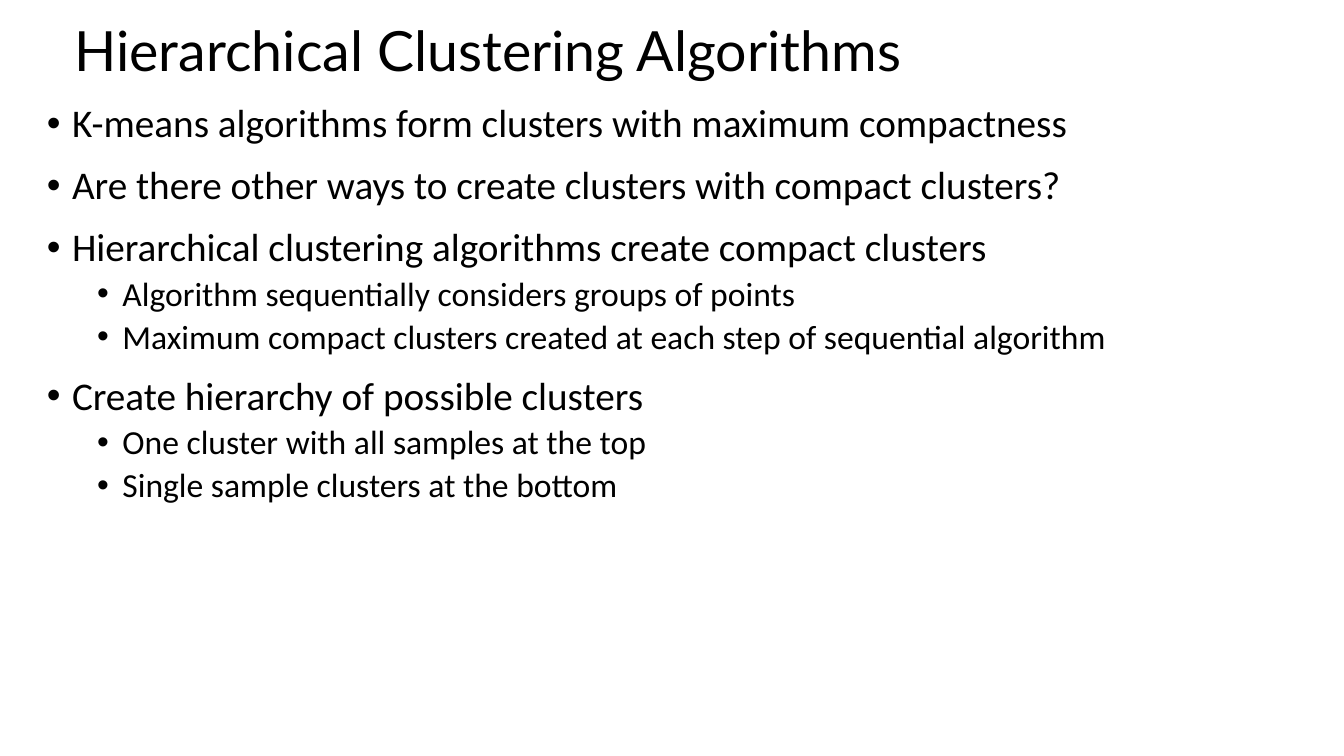
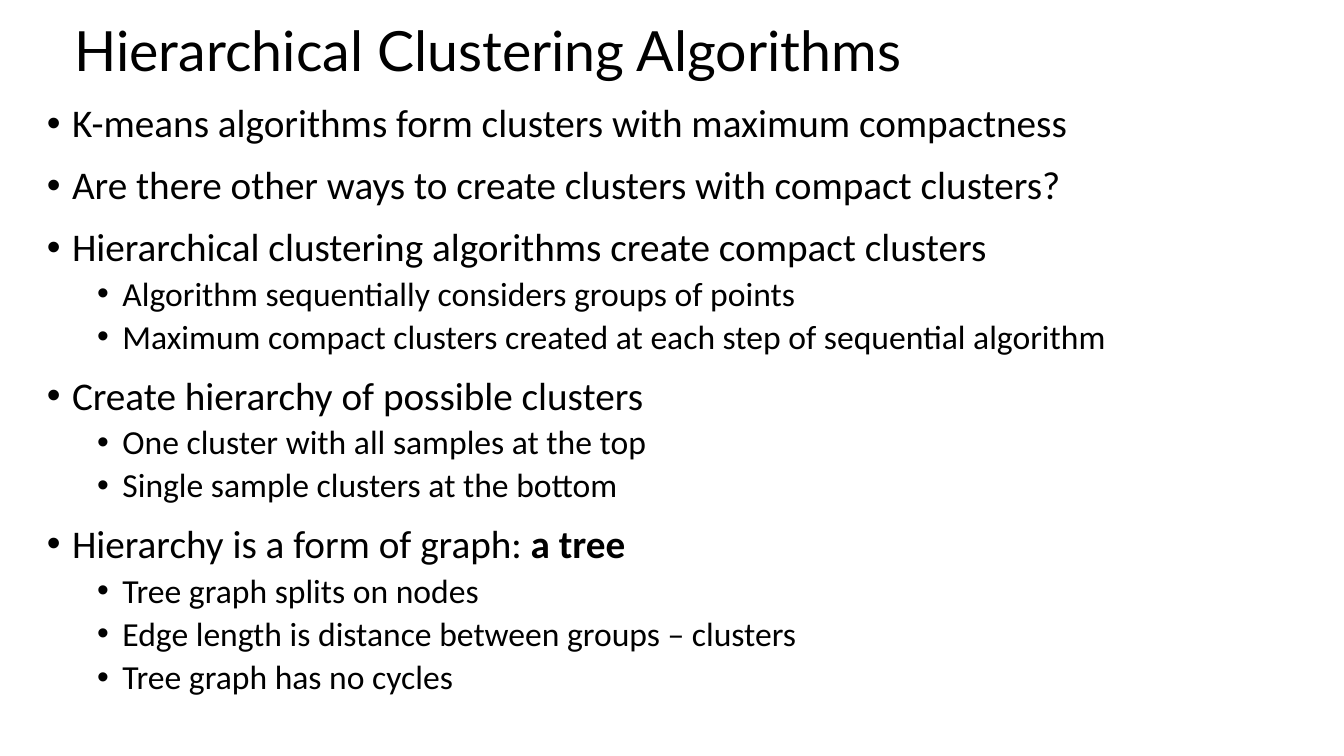
Before and after one commit to StephenElston/CSCI-E-108, a slide deck: slide 30 of slides/6_IntroductionToClustering.pptx. Drawn at 1344x756 pixels with LibreOffice and Linux fonts; fonts in the diff are those of the drawing. Boxes give left, top, right and bottom in pixels: in the first picture for what was removed or moved away, otherwise in the second. Text is boxed around its words. In the diff, an @@ line names an element or a change of style, - is before the commit and + after.

```diff
--- a/slides/6_IntroductionToClustering.pptx
+++ b/slides/6_IntroductionToClustering.pptx
@@ text at [72,530,796,695]: paragraphs added @@
+• Hierarchy is a form of graph: a tree
+  • Tree graph splits on nodes
+  • Edge length is distance between groups – clusters
+  • Tree graph has no cycles
```
Also in this commit, not shown: 9 other slides changed, 9 slides added.
